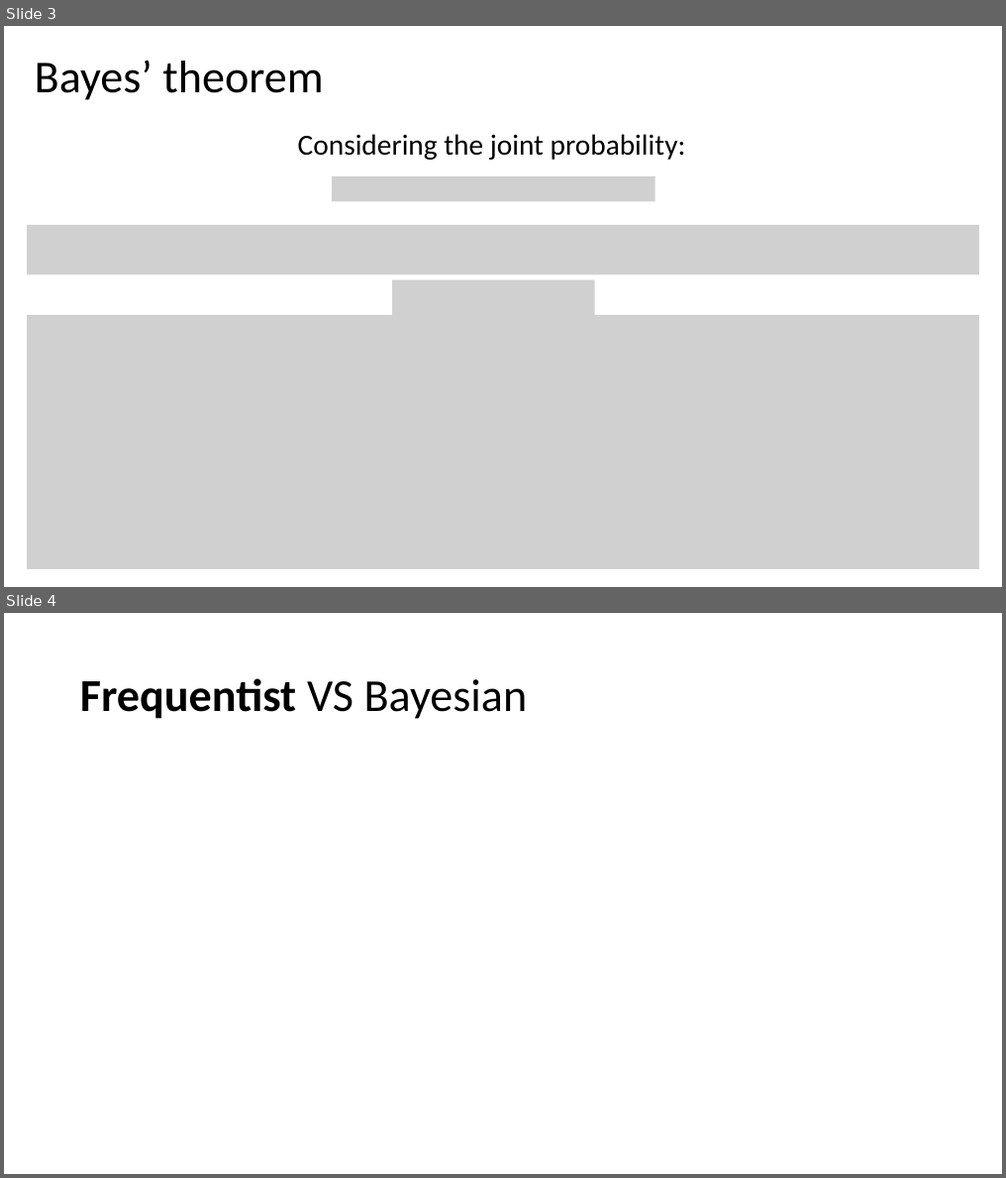
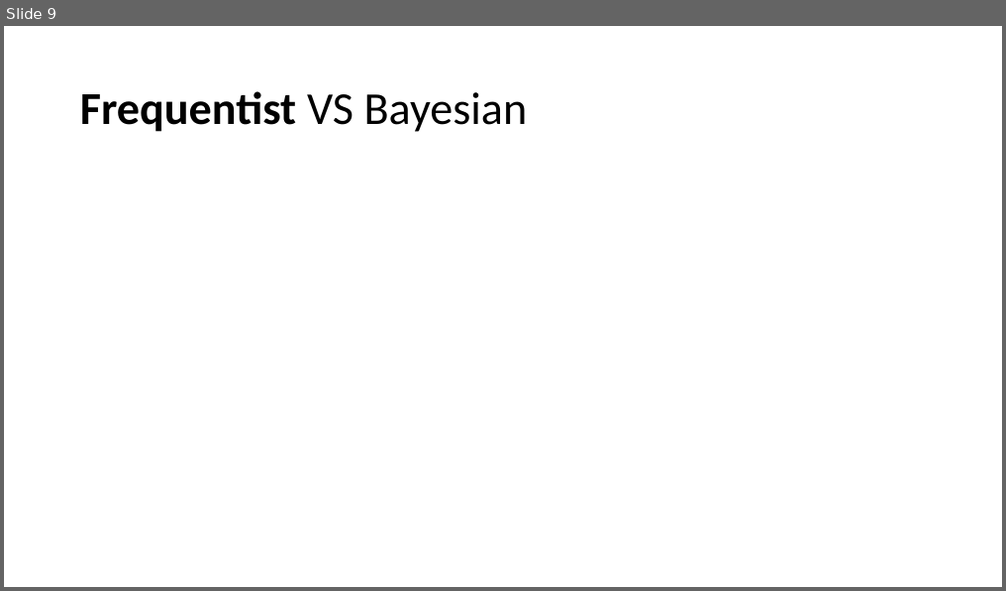
Before and after one commit to geek-lunch/workshops, a slide deck: Intro_to_bayesian/bayesian_stats_with_stan_and_brms.pptx. Shown one above the other, each under a label of ours: slides 3 and 4 before the commit, slide 9 after it. The pictures are 1006x1178 and 1006x591 pixels, drawn with LibreOffice and Linux fonts; fonts in the diff are those of the drawing; grey boxes stand for pictures. Boxes give left, top, right and bottom in pixels: in the first picture for what was removed or moved away, otherwise in the second. Text is boxed around its words. In the diff, an @@ line names an element or a change of style, - is before the commit and + after.

Commit message:
added details to illustrate Bayes theorem and its philosophy background

```diff
--- a/Intro_to_bayesian/bayesian_stats_with_stan_and_brms.pptx
+++ b/Intro_to_bayesian/bayesian_stats_with_stan_and_brms.pptx
@@ slide 3 removed at (4, 26, 1002, 587), background #FFFFFF @@
@@ title removed at (35, 60, 323, 100) @@
-Bayes’ theorem
@@ text removed at (298, 134, 686, 160) @@
-Considering the joint probability:
@@ picture removed at (332, 176, 655, 202) @@
@@ picture removed at (27, 225, 979, 275) @@
@@ picture removed at (392, 279, 595, 333) @@
@@ picture removed at (27, 315, 979, 570) @@
@@ what was slide 4 is now slide 9 @@
```
Also in this commit, not shown: 2 slides changed, 6 slides added.
